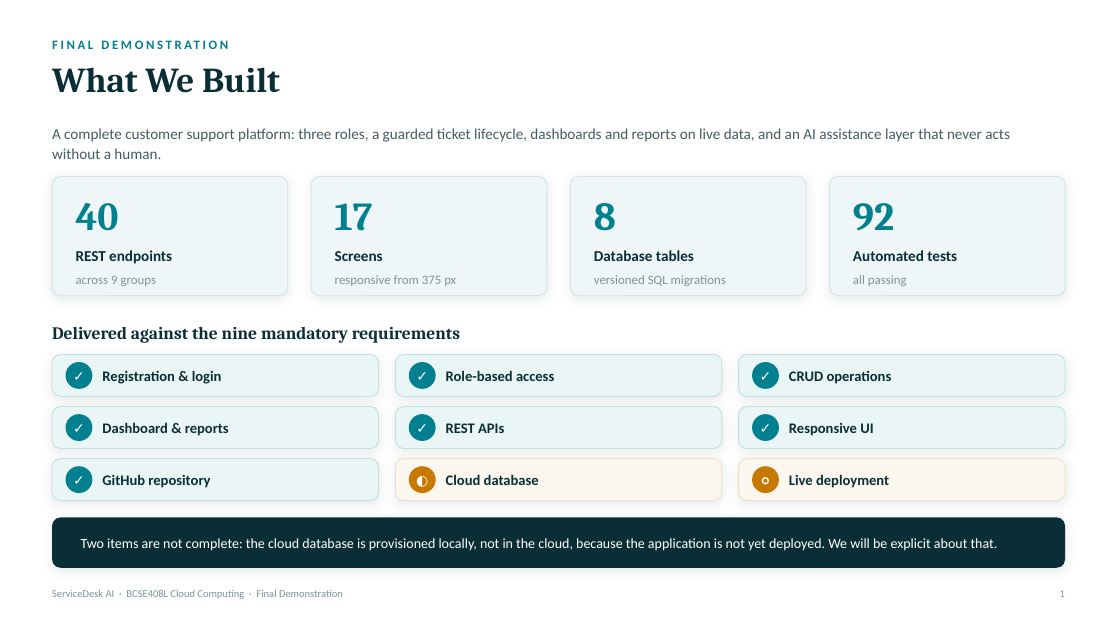
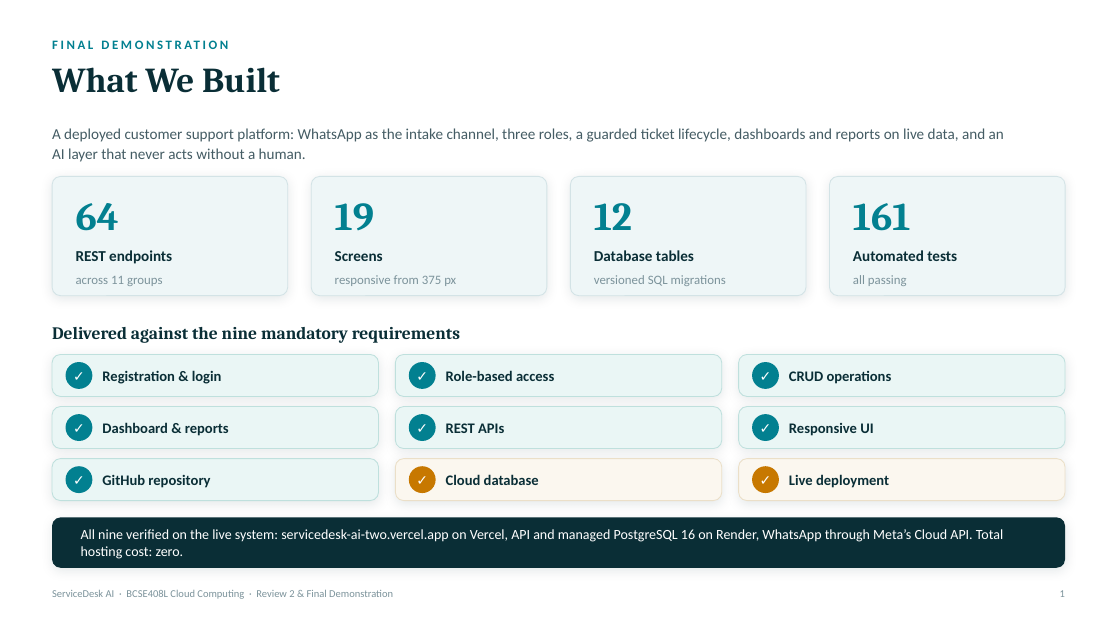
Before and after one commit to ItzGOLLY/servicedesk-ai, a slide deck: slide 2 of docs/ServiceDesk_AI_Final_Demo.pptx. Drawn at 1120x630 pixels with LibreOffice and Linux fonts; fonts in the diff are those of the drawing. Boxes give left, top, right and bottom in pixels: in the first picture for what was removed or moved away, otherwise in the second. Text is boxed around its words. In the diff, an @@ line names an element or a change of style, - is before the commit and + after.

```diff
--- a/docs/ServiceDesk_AI_Final_Demo.pptx
+++ b/docs/ServiceDesk_AI_Final_Demo.pptx
@@ text at [52,128,1004,162]: text changed @@
-A complete customer support platform: three roles, a guarded ticket lifecycle, dashboards and reports on live data, and an AI assistance layer that never acts without a human.
+A deployed customer support platform: WhatsApp as the intake channel, three roles, a guarded ticket lifecycle, dashboards and reports on live data, and an AI layer that never acts without a human.
@@ text at [76,203,119,231]: text changed @@
-40
+64
@@ text at [335,203,374,231]: text changed @@
-17
+19
@@ text at [594,203,632,230]: text changed @@
-8
+12
@@ text at [853,203,911,231]: text changed @@
-92
+161
@@ text at [76,276,163,286]: text changed @@
-across 9 groups
+across 11 groups
@@ text at [409,466,436,493]: text changed @@
-◐
+✓
@@ text at [752,466,779,493]: text changed @@
-○
+✓
@@ text at [81,529,1003,559]: text changed @@
-Two items are not complete: the cloud database is provisioned locally, not in the cloud, because the application is not yet deployed. We will be explicit about that.
+All nine verified on the live system: servicedesk-ai-two.vercel.app on Vercel, API and managed PostgreSQL 16 on Render, WhatsApp through Meta’s Cloud API. Total hosting cost: zero.
@@ text at [52,590,393,599]: text changed @@
-ServiceDesk AI · BCSE408L Cloud Computing · Final Demonstration
+ServiceDesk AI · BCSE408L Cloud Computing · Review 2 & Final Demonstration
```
Also in this commit, not shown: 11 other slides changed, 4 other files.
